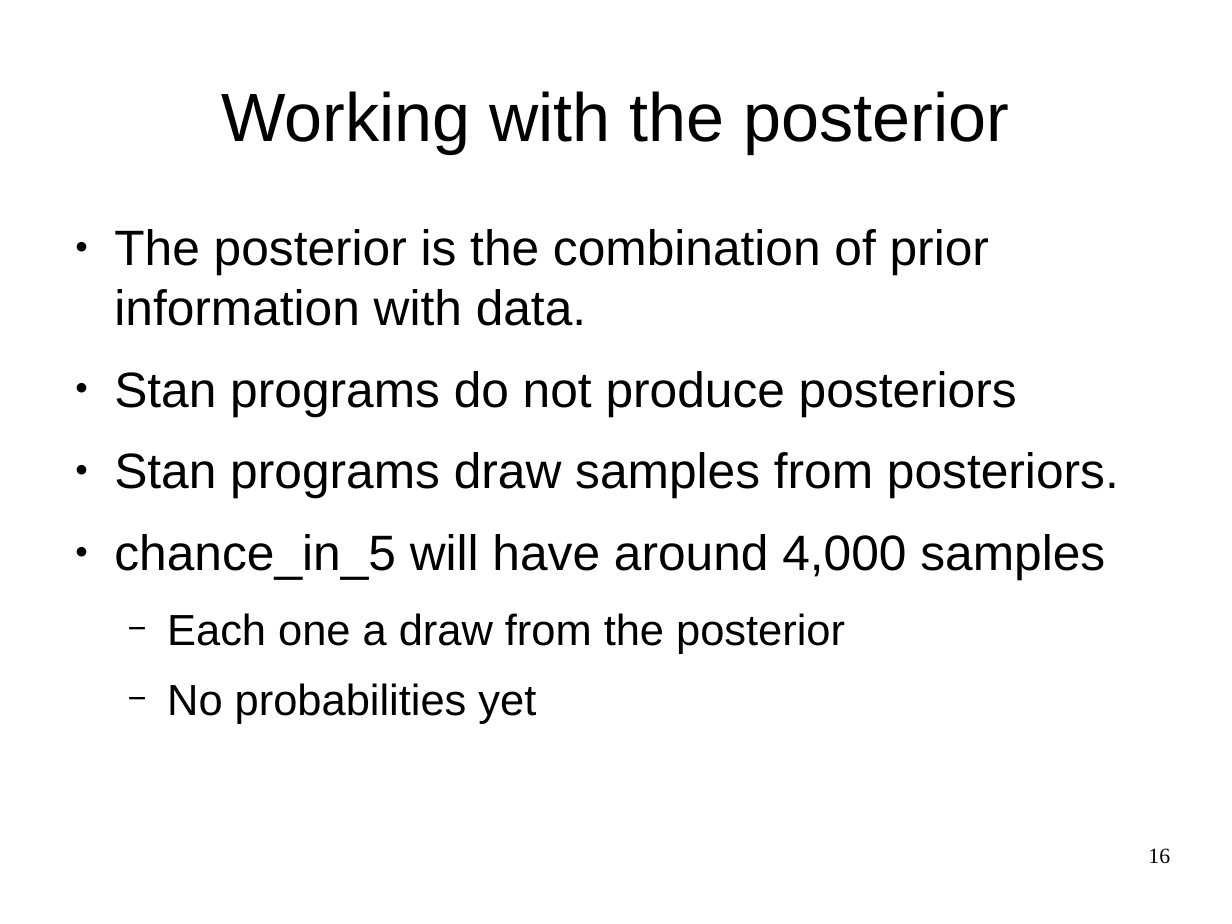
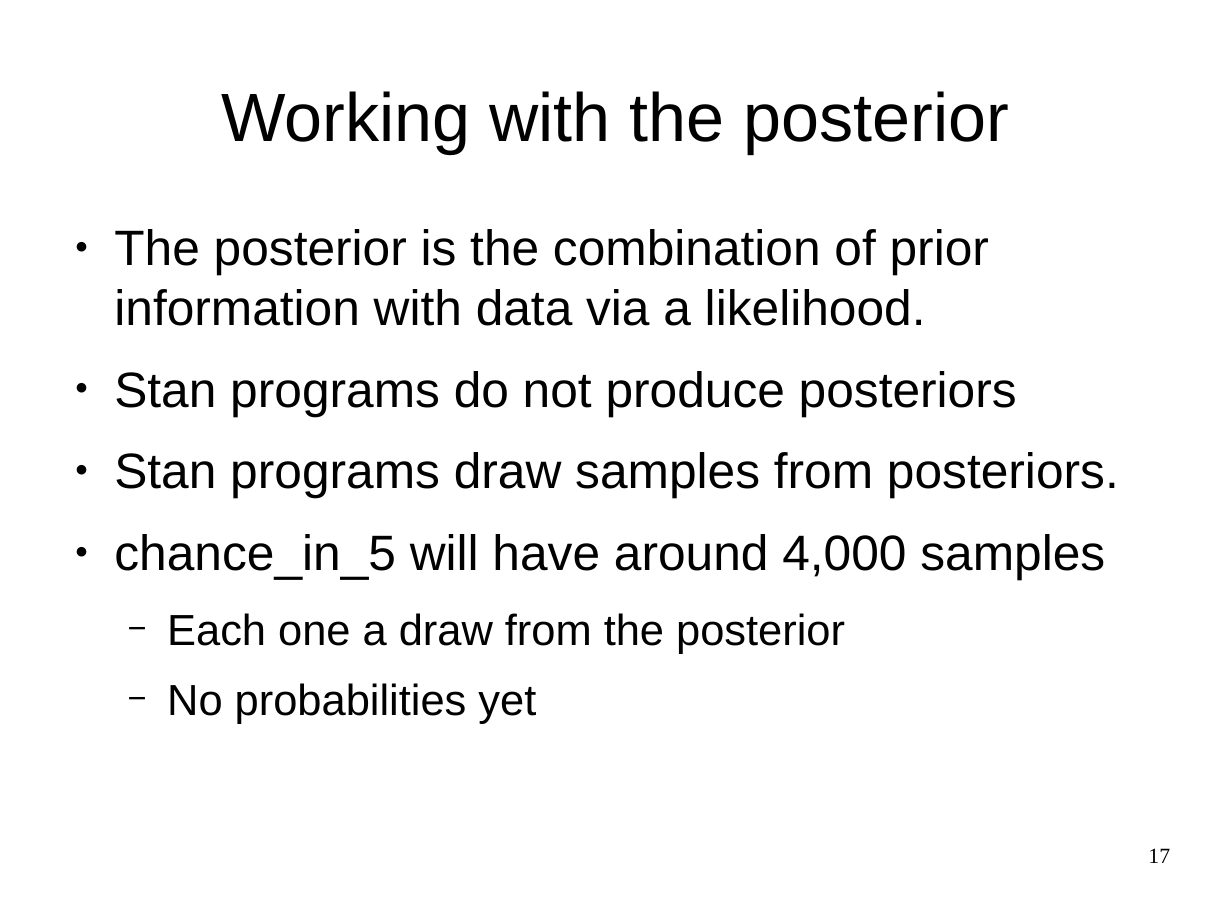
Before and after one commit to breckbaldwin/StanIsThePlanDist, a slide deck: slide 17 of slides/StanIsThePlanPyData.odp (slide 16 before the commit). Drawn at 1232x924 pixels with LibreOffice and Linux fonts; fonts in the diff are those of the drawing. Boxes give left, top, right and bottom in pixels: in the first picture for what was removed or moved away, otherwise in the second. Text is boxed around its words. In the diff, an @@ line names an element or a change of style, - is before the commit and + after.

```diff
--- a/slides/StanIsThePlanPyData.odp
+++ b/slides/StanIsThePlanPyData.odp
@@ text at box(114, 229, 989, 326): text changed @@
-● The posterior is the combination of prior information with data.
+● The posterior is the combination of prior information with data via a likelihood.
@@ page number at box(1148, 848, 1170, 863): text changed @@
-16
+17
```
Also in this commit, not shown: 21 other slides changed, 4 slides added, 2 slides removed, 4 other files.
